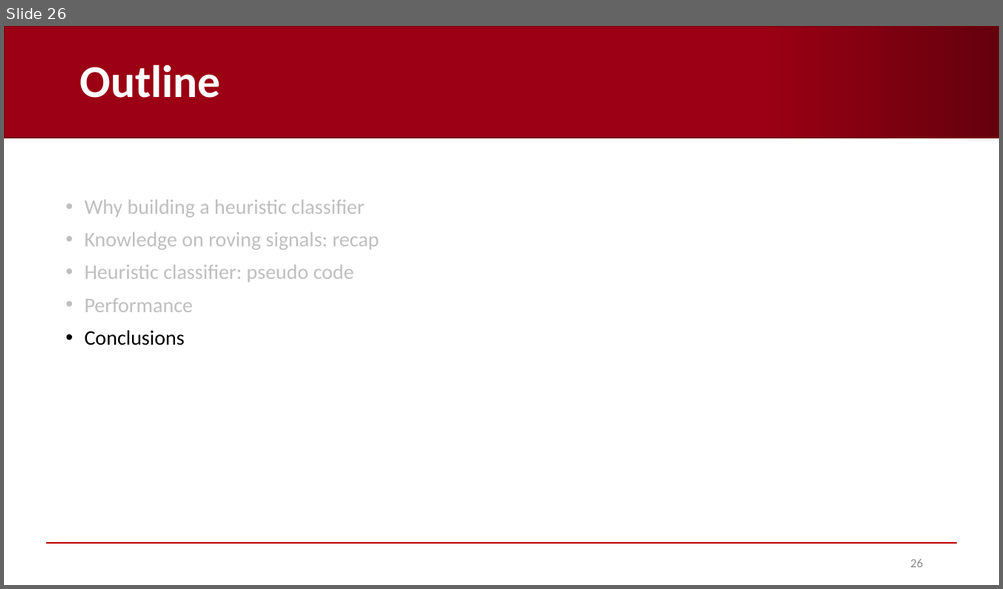
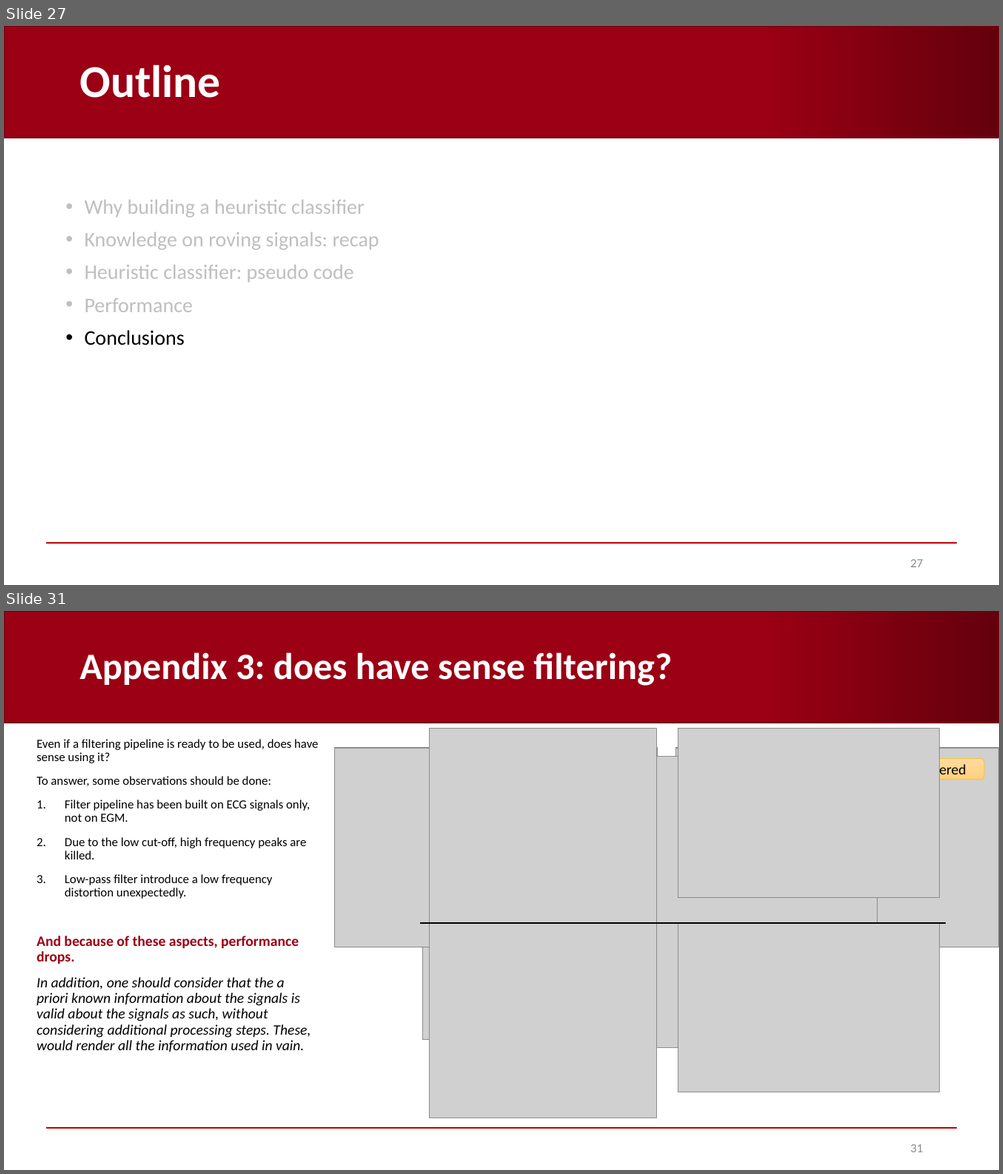
Before and after one commit to AndreaCorrado00/Tesi_magistrale_Corrado_Andrea, a slide deck: Documentation/5. Heuristic classifier.pptx. Shown one above the other, each under a label of ours: slide 26 before the commit, slides 27 and 31 after it; the slides between them are not shown. The pictures are 1003x589 and 1003x1174 pixels, drawn with LibreOffice and Linux fonts; fonts in the diff are those of the drawing; grey boxes stand for pictures; background and template pictures are left out. Boxes give left, top, right and bottom in pixels: in the first picture for what was removed or moved away, otherwise in the second. Text is boxed around its words. In the diff, an @@ line names an element or a change of style, - is before the commit and + after.

```diff
--- a/Documentation/5. Heuristic classifier.pptx
+++ b/Documentation/5. Heuristic classifier.pptx
@@ slide 31 added at [4, 611, 999, 1170], background #FFFFFF; not listed: 2 template elements that a slide beside it also shows @@
@@ title added at [79, 652, 671, 686], 36 pt, text #FFFFFF, bold @@
+Appendix 3: does have sense filtering?
@@ text added at [37, 739, 318, 1053], 12 pt, text #000000 @@
+Even if a filtering pipeline is ready to be used, does have sense using it?
+To answer, some observations should be done:
+1. Filter pipeline has been built on ECG signals only, not on EGM.
+2. Due to the low cut-off, high frequency peaks are killed.
+3. Low-pass filter introduce a low frequency distortion unexpectedly.
+And because of these aspects, performance drops.
+In addition, one should consider that the a priori known information about the signals is valid about the signals as such, without considering additional processing steps. These, would render all the information used in vain.
@@ picture added at [335, 749, 657, 948] @@
@@ picture added at [437, 757, 878, 1048] @@
@@ picture added at [676, 749, 999, 948] @@
@@ rounded rectangle added at [903, 759, 984, 780], fill gradient #FFDB9E to #FFD590 to #FFD07C, outline #FFC000 0.5 pt, 14 pt, text #000000 @@
+Filtered
@@ picture added at [423, 773, 928, 1041] @@
@@ group added at [421, 728, 945, 1119]: 4 pictures, 1 line @@
@@ page number added at [910, 1145, 922, 1153], 12 pt, text #8C8C8C @@
+31
@@ what was slide 26 is now slide 27 @@
@@ page number at [910, 560, 922, 568]: text changed @@
-26
+27
```
Also in this commit, not shown: 3 slides changed, 3 other slides added, 2 other files.
